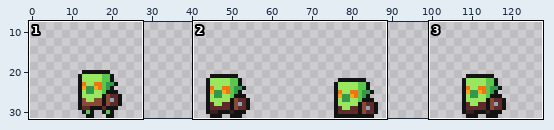
Two states of a sprite sheet, img/characters/enemies/goblin_warrior.png. The picture above shows the old version from afar; the outline marks the close-up.
Close-up. The starting point:
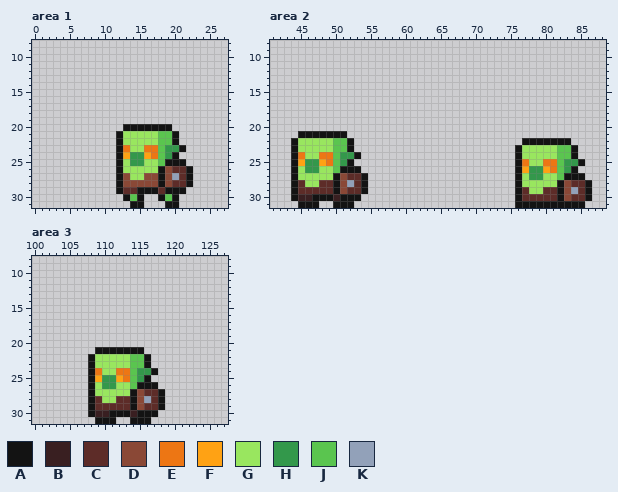
The file is 512x128 pixels, drawn in blocks of 4x4; one block is one cell here. Shown: area 1: x 0..27, y 8..31; area 2: x 41..88, y 8..31; area 3: x 100..127, y 8..31. The wide view leaves out empty margins.
Palette (. is transparent): A #131313  B #391f21  C #5d2c28  D #8a4836  E #ed7614  F #ffa214  G #99e65f  H #33984b  J #5ac54f  K #92a1b9
New version:
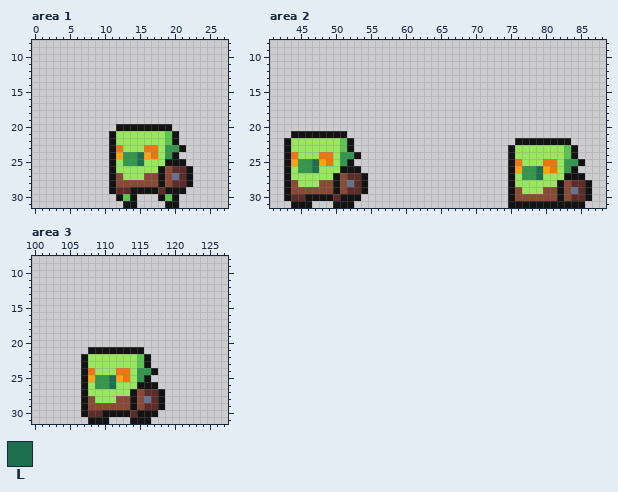
Colours new in this view: L #1e6f50
What changed:
colour K: #92a1b9 -> #657392
Changed rows in their new state; - is a pixel that keeps its letter.
Area 1:
first column x 11:
20 -A------
21 AG-----G
22 AG-----G
23 AEG----G
24 AFH-L--G
25 AGH-L--G
26 AG------
27 ADG-----
28 AD------
29 AC-A----
30 -AJA.---
31 --A-.---
Area 2:
first column x 43:
21 -A--------------------------------------
22 AG-----G-------------------------A------
23 AG-----G------------------------AG-----G
24 AEG----G------------------------AG-----G
25 AFH-L--G------------------------AEG----G
26 AGH-L--G------------------------AFH-L--G
27 AG------------------------------AGH-L--G
28 ADG--DD-------------------------AG------
29 ADDDDDD-------------------------ADG--DD-
30 ACCA---C------------------------ADDDDDD-
31 -A--.---------------------------A-------
Area 3:
first column x 107:
21 -A------
22 AG-----G
23 AG-----G
24 AEG----G
25 AFH-L--G
26 AGH-L--G
27 AG------
28 ADG--DD-
29 ADDDDDD-
30 ACCA---C
31 -A--.---
Boxes around the changes in both close-ups, in picture pixels (x1, y1, x2, y2):
changed: (109, 124, 179, 208)
changed: (284, 131, 354, 208)
changed: (508, 138, 578, 208)
changed: (81, 347, 151, 424)
